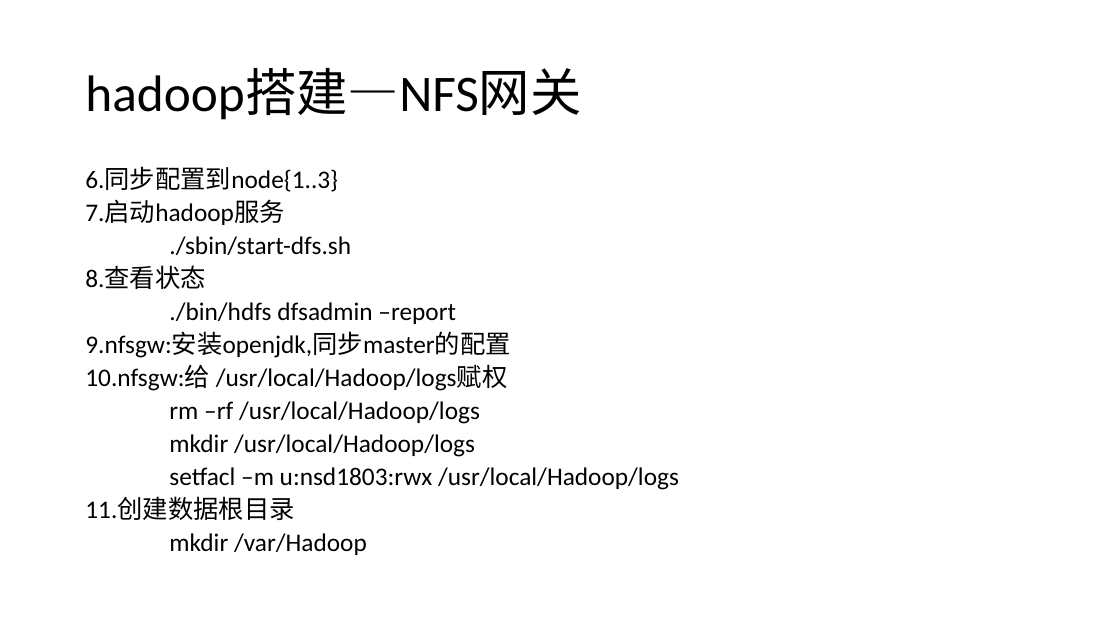
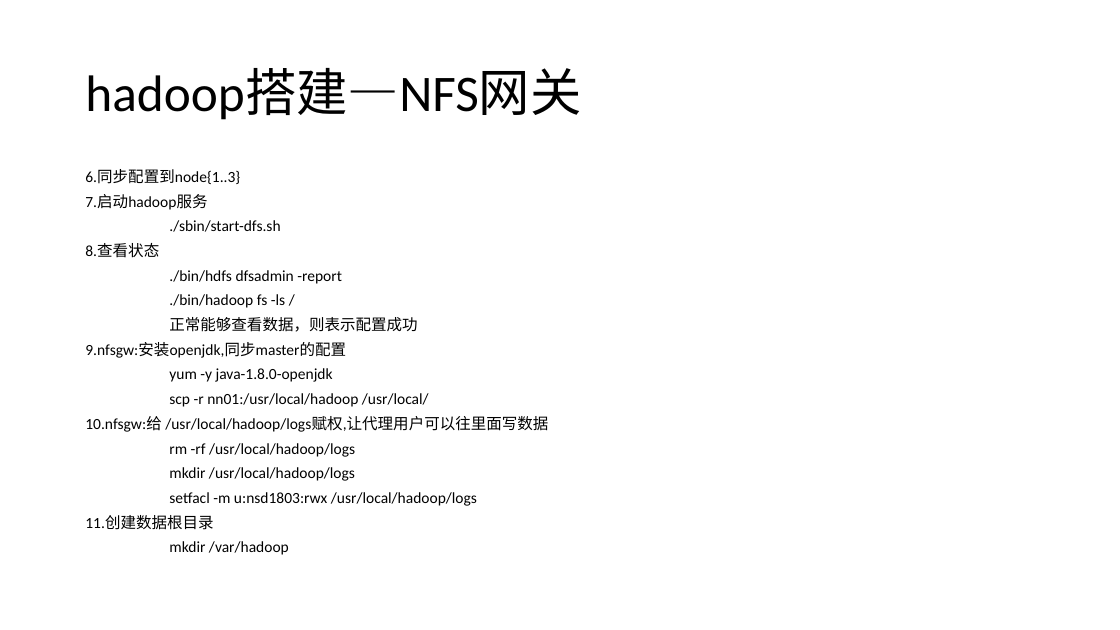
Before and after one commit to MX-Steve/nsd01, a slide deck: slide 27 of bixiejianpu/hadoop/bigData.pptx. Drawn at 1120x630 pixels with LibreOffice and Linux fonts; fonts in the diff are those of the drawing. Boxes give left, top, right and bottom in pixels: in the first picture for what was removed or moved away, otherwise in the second. Text is boxed around its words. In the diff, an @@ line names an element or a change of style, - is before the commit and + after.

```diff
--- a/bixiejianpu/hadoop/bigData.pptx
+++ b/bixiejianpu/hadoop/bigData.pptx
@@ text at bbox=[85, 169, 346, 530]: size 21.7 to 13.3 pt in "6.同步配置到node{1..3}", "7.启动hadoop服务", "./sbin/start-dfs.sh", "8.查看状态" and 2 more places @@
@@ text at bbox=[169, 270, 417, 332]: text changed; size 21.7 to 13.3 pt @@
-./bin/hdfs dfsadmin –report
+./bin/hdfs dfsadmin -report
+./bin/hadoop fs -ls /
+正常能够查看数据，则表示配置成功
@@ text at bbox=[85, 368, 548, 506]: text changed; size 21.7 to 13.3 pt @@
-10.nfsgw:给 /usr/local/Hadoop/logs赋权
-rm –rf /usr/local/Hadoop/logs
-mkdir /usr/local/Hadoop/logs
-setfacl –m u:nsd1803:rwx /usr/local/Hadoop/logs
+yum -y java-1.8.0-openjdk
+scp -r nn01:/usr/local/hadoop /usr/local/
+10.nfsgw:给 /usr/local/hadoop/logs赋权,让代理用户可以往里面写数据
+rm -rf /usr/local/hadoop/logs
+mkdir /usr/local/hadoop/logs
+setfacl -m u:nsd1803:rwx /usr/local/hadoop/logs
@@ text at bbox=[169, 541, 289, 555]: text changed; size 21.7 to 13.3 pt @@
-mkdir /var/Hadoop
+mkdir /var/hadoop
```
Also in this commit, not shown: 4 other slides changed, 9 slides added.
